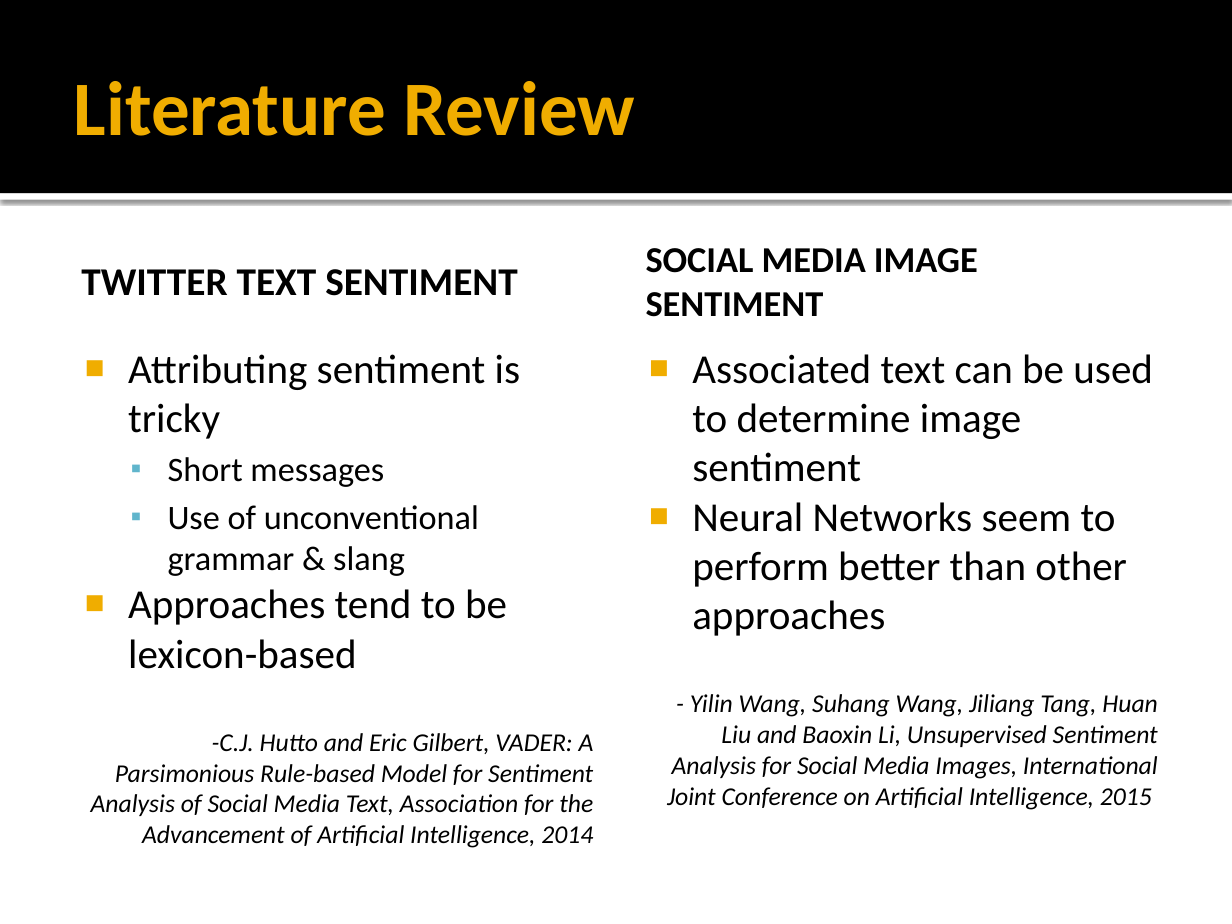
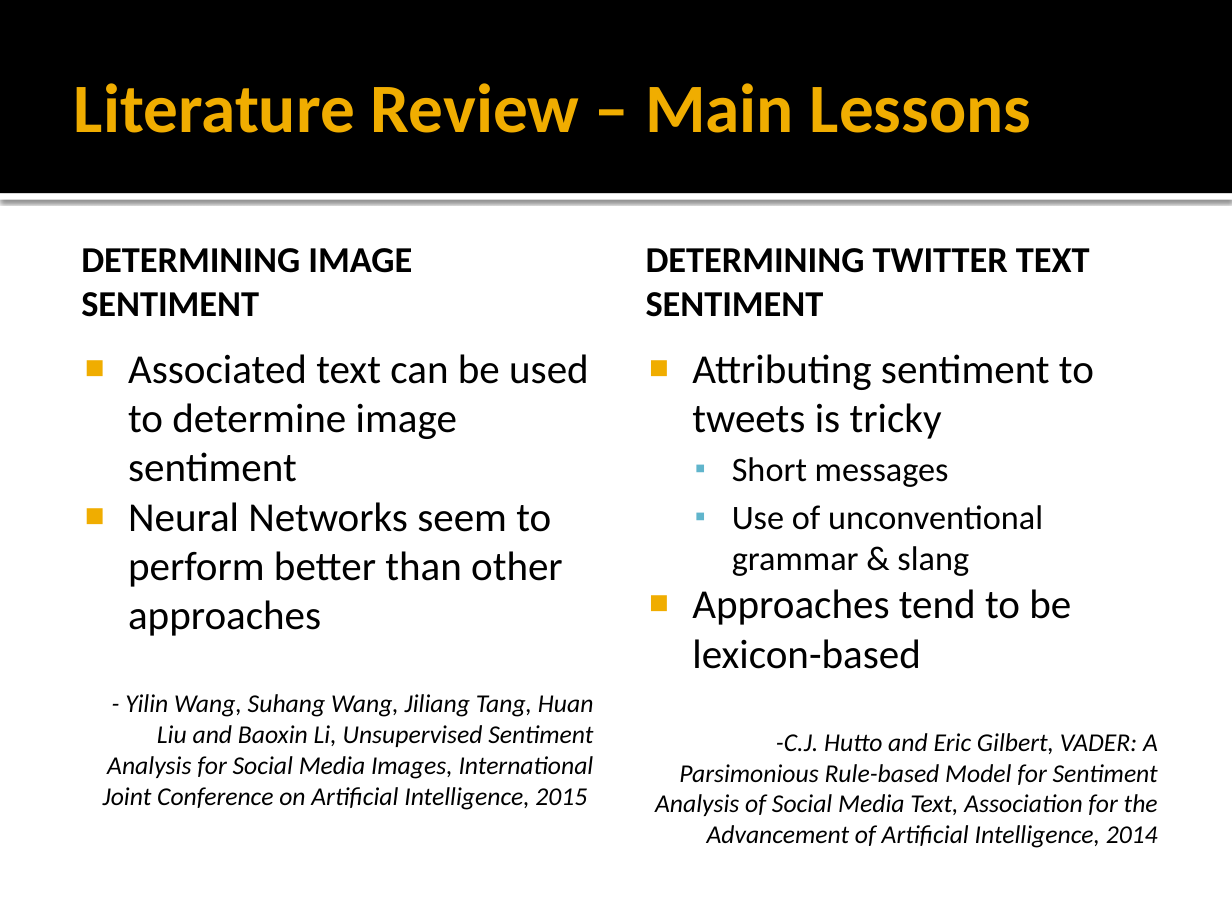
Before and after one commit to asterix135/CKME136, a slide deck: slide 3 of Submissions/C_Graham_Capstone.pptx. Drawn at 1232x924 pixels with LibreOffice and Linux fonts; fonts in the diff are those of the drawing. Boxes give left, top, right and bottom in pixels: in the first picture for what was removed or moved away, otherwise in the second. Text is boxed around its words. In the diff, an @@ line names an element or a change of style, - is before the commit and + after.

```diff
--- a/Submissions/C_Graham_Capstone.pptx
+++ b/Submissions/C_Graham_Capstone.pptx
@@ title at box(74, 83, 1031, 133): text changed; size 45 to 40.5 pt @@
-Literature Review
+Literature Review – Main Lessons
@@ text at box(81, 248, 412, 317): text changed; size 23 to 21.3 pt @@
-TWITTER TEXT SENTIMENT
+DETERMINING IMAGE SENTIMENT
@@ text at box(646, 248, 1090, 317): text changed @@
-SOCIAL MEDIA IMAGE SENTIMENT
+DETERMINING TWITTER TEXT SENTIMENT
@@ text at box(103, 354, 594, 810): text changed @@
-■ Attributing sentiment is tricky
-  ▪ Short messages
-  ▪ Use of unconventional grammar & slang
-■ Approaches tend to be lexicon-based
--C.J. Hutto and Eric Gilbert, VADER: A Parsimonious Rule-based Model for Sentiment Analysis of Social Media Text, Association for the Advancement of Artificial Intelligence, 2014
+■ Associated text can be used to determine image sentiment
+■ Neural Networks seem to perform better than other approaches
+- Yilin Wang, Suhang Wang, Jiliang Tang, Huan Liu and Baoxin Li, Unsupervised Sentiment Analysis for Social Media Images, International Joint Conference on Artificial Intelligence, 2015
@@ text at box(655, 354, 1158, 848): text changed @@
-■ Associated text can be used to determine image sentiment
-■ Neural Networks seem to perform better than other approaches
-- Yilin Wang, Suhang Wang, Jiliang Tang, Huan Liu and Baoxin Li, Unsupervised Sentiment Analysis for Social Media Images, International Joint Conference on Artificial Intelligence, 2015
+■ Attributing sentiment to tweets is tricky
+  ▪ Short messages
+  ▪ Use of unconventional grammar & slang
+■ Approaches tend to be lexicon-based
+-C.J. Hutto and Eric Gilbert, VADER: A Parsimonious Rule-based Model for Sentiment Analysis of Social Media Text, Association for the Advancement of Artificial Intelligence, 2014
```
Also in this commit, not shown: 4 other slides changed, 2 slides added, 2 slides removed, 1 other file.
